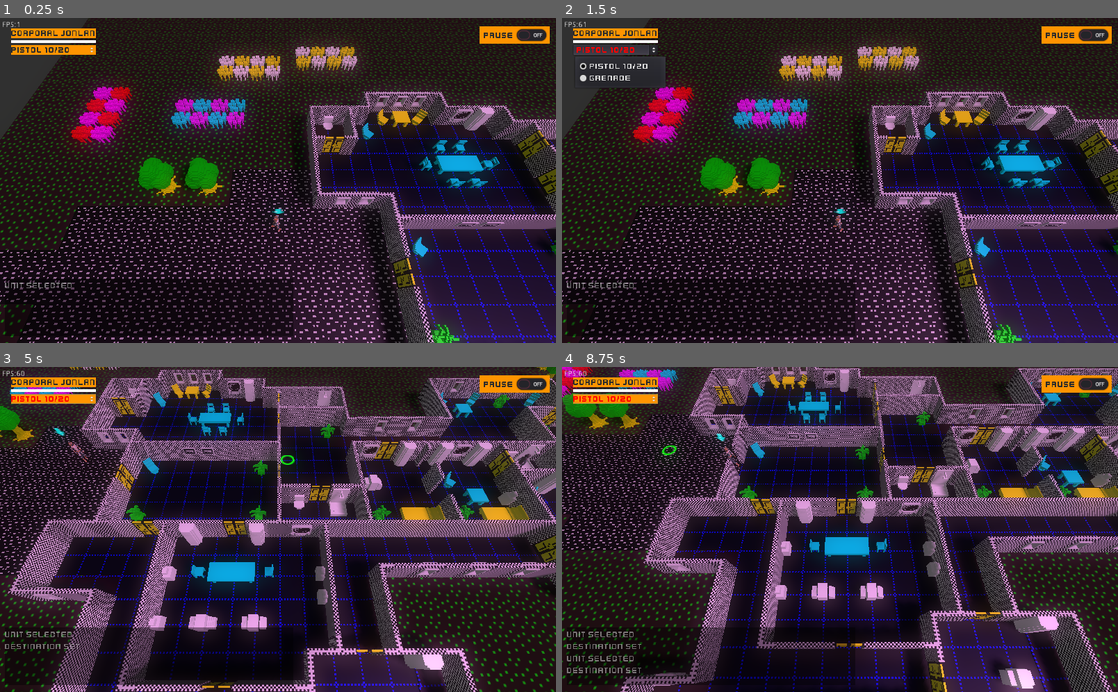
Above: before the commit, frames 1-4 (two rows, left to right).
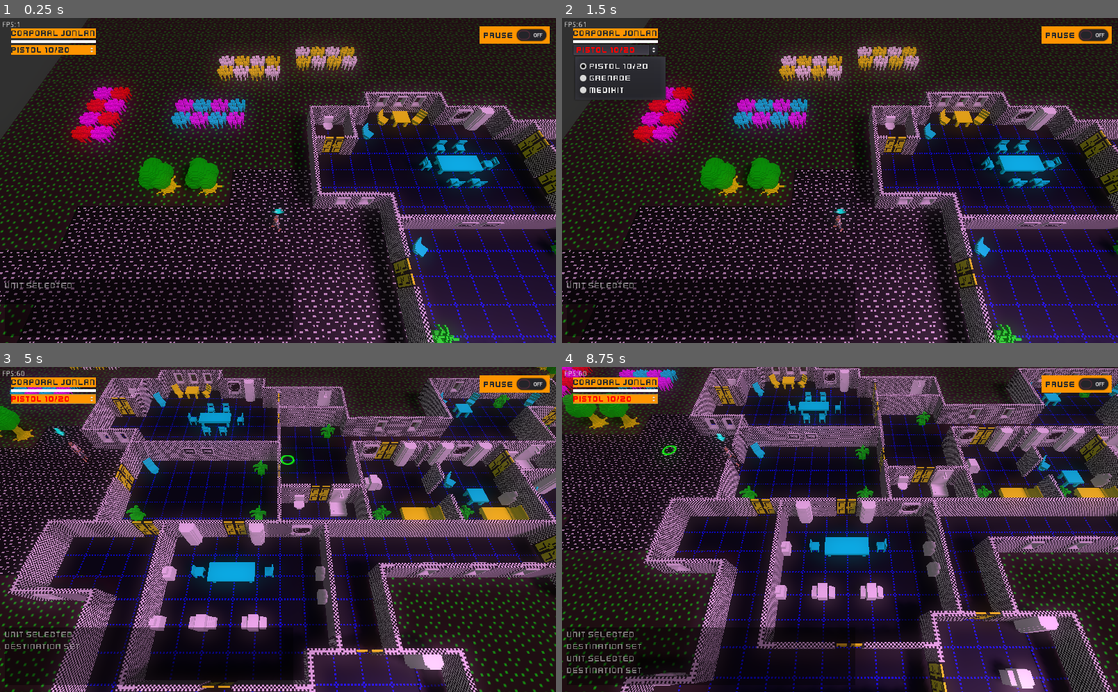
Above: after the commit, the same moments.

Repository: SteveSmith16384/LaserFodder
Game: Godot game, scene res://Main.tscn
Same seed, same stepped clock (60 frames per second), same inputs: the game is played once before the commit and once after it.
Inputs (mouse positions are in pixels of both pictures, inside the frame that each line leads up to):
- Up to frame 1 (0.25 s): no input
- Up to frame 2 (1.5 s): click "Corporal Jonlan" at 0.5 s; click "Pistol 10/20" at 1.25 s
- Up to frame 3 (5 s): click "Pause" at 2 s; tap Enter at 2.75 s; move the mouse to (400, 513) at 2.77 s; hold Right (ui_right) 2.78-3.53 s; tap 1 (unit_1) at 2.85 s; click (400, 513) at 2.92 s; move the mouse to (166, 545) at 3.52 s; hold Down (ui_down) 3.53-4.28 s; tap 2 (unit_2) at 3.6 s; click (166, 545) at 3.67 s; move the mouse to (333, 458) at 4.27 s; hold Right (ui_right) from 4.28 s (still down); tap 3 (unit_3) at 4.35 s; click (333, 458) at 4.42 s
- Up to frame 4 (8.75 s): move the mouse to (812, 594) at 5.02 s; release Right (ui_right) at 5.03 s; hold Up (ui_up) 5.03-5.78 s; tap one key every 0.75 s from 5.1 s: 4 (unit_4) 5 (unit_5) G 1 (unit_1) 2 (unit_2); click (812, 594) at 5.17 s; move the mouse to (1006, 578) at 5.77 s; hold Left (ui_left) 5.78-7.28 s; click (1006, 578) at 5.92 s; move the mouse to (673, 480) at 6.52 s; click (673, 480) at 6.67 s; move the mouse to (867, 529) at 7.27 s; hold Down (ui_down) 7.28-8.03 s; click (867, 529) at 7.42 s; move the mouse to (756, 448) at 8.02 s; hold Right (ui_right) from 8.03 s (still down); click (756, 448) at 8.17 s

The runs differ from the first frame. In frame 1, less than 0.1% of the frame differs, in the area x 63-92%, y 26-66%; in frame 2, 0.3%, in the area x 3-97%, y 21-62%; in frame 3, less than 0.1%; in frame 4, less than 0.1%.
Error in both runs: Invalid get index '1' (on base: 'Array'). (res://GameScene.gd:32)

Commit message:
Added medi-kit

Diff:
--- a/src/Bullet.gd
+++ b/src/Bullet.gd
@@ -30,7 +30,6 @@
 				ud.dec_health(shooter, is_gun.damage)
 			else:
 				var sparks:Spatial = sparks_class.instance()
-				#sparks.translation = self.translation
 				sparks.look_at_from_position(self.translation, self.shooter.translation, Vector3.UP)
 				self.get_parent().add_child(sparks)
 				sparks.activate()
--- /dev/null
+++ b/src/CarriedMediKit.tscn
@@ -0,0 +1,12 @@
+[gd_scene load_steps=3 format=2]
+
+[ext_resource path="res://components/IsItem.tscn" type="PackedScene" id=1]
+[ext_resource path="res://components/IsMediKit.tscn" type="PackedScene" id=2]
+
+[node name="CarriedMediKit" type="Node"]
+
+[node name="IsItem" parent="." instance=ExtResource( 1 )]
+item_name = "MediKit"
+one_off = true
+
+[node name="IsMediKit" parent="." instance=ExtResource( 2 )]
--- a/src/EnemyDroid.gd
+++ b/src/EnemyDroid.gd
@@ -10,6 +10,8 @@
 	var laser = laser_class.instance()
 	$CanCarry.items.push_back(laser)
 	$CanCarry.current_item = laser#$CanCarry.get_first_gun()
+
+	self.visible = false
 	pass
 
 
--- a/src/EnemyDroid.tscn
+++ b/src/EnemyDroid.tscn
@@ -4,7 +4,7 @@
 [ext_resource path="res://EnemyDroid.gd" type="Script" id=2]
 [ext_resource path="res://Resources/Cyan_Material.tres" type="Material" id=3]
 [ext_resource path="res://components/CanCarry.tscn" type="PackedScene" id=4]
-[ext_resource path="res://components/CanShoot.tscn" type="PackedScene" id=5]
+[ext_resource path="res://components/CanUseItem.tscn" type="PackedScene" id=5]
 [ext_resource path="res://components/CanBeSelected.tscn" type="PackedScene" id=6]
 [ext_resource path="res://components/CheckCanSeeRay.tscn" type="PackedScene" id=7]
 [ext_resource path="res://components/CanMove.tscn" type="PackedScene" id=8]
--- a/src/EventBus.gd
+++ b/src/EventBus.gd
@@ -2,19 +2,6 @@
 
 signal explosion
 
-#signal player_selected
-#signal enemy_selected
-
-func player_selected(_player:Spatial):
-	#emit_signal("player_selected", player)
-	pass
-
-
-func enemy_selected(_enemy:Spatial):
-	#emit_signal("enemy_selected", enemy)
-	pass
-
-
 func explosion(pos:Vector3):
 	emit_signal("explosion", pos)
 	pass
--- a/src/GameScene.gd
+++ b/src/GameScene.gd
@@ -46,7 +46,7 @@
 	if selected_unit == null:
 		return
 
-	if destination_clicked or shoot_clicked or Input.is_action_just_pressed("grenade"):
+	if destination_clicked or shoot_clicked:# or Input.is_action_just_pressed("grenade"):
 		var camera = $CameraController/Camera
 		var from = camera.project_ray_origin(mouse_pos)
 		var to = from + camera.project_ray_normal(mouse_pos) * 1000#ray_length
--- a/src/PlayerUnit.gd
+++ b/src/PlayerUnit.gd
@@ -1,8 +1,9 @@
 extends KinematicBody
 
+const carriedpistol_class = preload("res://CarriedPistol.tscn")
 const carriedgrenade_class = preload("res://CarriedGrenade.tscn")
-const pistol_class = preload("res://CarriedPistol.tscn")
-const rocketlauncher_class = preload("res://CarriedRocketLauncher.tscn")
+const carriedrocketlauncher_class = preload("res://CarriedRocketLauncher.tscn")
+const carriedmedikit_class = preload("res://CarriedMediKit.tscn")
 
 signal health_changed
 signal equipment_changed2
@@ -10,12 +11,15 @@
 onready var model = $Rotator/Spacesuit
 
 func _ready():
-	var pistol = pistol_class.instance()#rocketlauncher_class.instance()#
+	var pistol = carriedpistol_class.instance()#rocketlauncher_class.instance()#
 	$CanCarry.items.push_back(pistol)
 	$CanCarry.current_item = $CanCarry.get_first_gun()
 
 	var grenade = carriedgrenade_class.instance()
 	$CanCarry.items.push_back(grenade)
+
+	var medikit = carriedmedikit_class.instance()
+	$CanCarry.items.push_back(medikit)
 
 	model.idle()
 
--- a/src/PlayerUnit.tscn
+++ b/src/PlayerUnit.tscn
@@ -6,7 +6,7 @@
 [ext_resource path="res://components/CheckCanSeeRay.tscn" type="PackedScene" id=5]
 [ext_resource path="res://DebuggingSphere.tscn" type="PackedScene" id=6]
 [ext_resource path="res://BloodSplatter.tscn" type="PackedScene" id=7]
-[ext_resource path="res://components/CanShoot.tscn" type="PackedScene" id=8]
+[ext_resource path="res://components/CanUseItem.tscn" type="PackedScene" id=8]
 [ext_resource path="res://components/CanCarry.tscn" type="PackedScene" id=9]
 [ext_resource path="res://3DArrow.tscn" type="PackedScene" id=10]
 [ext_resource path="res://Assets/Fonts/kenvector_future_thin.ttf" type="DynamicFontData" id=11]
--- a/src/SternerRegnix.gd
+++ b/src/SternerRegnix.gd
@@ -10,7 +10,8 @@
 	var pistol = pistol_class.instance()
 	$CanCarry.items.push_back(pistol)
 	$CanCarry.current_item = $CanCarry.get_first_gun()
-	#$HasAI.current_mode = current_mode
+
+	self.visible = false
 	pass
 
 
--- a/src/SternerRegnix.tscn
+++ b/src/SternerRegnix.tscn
@@ -3,7 +3,7 @@
 [ext_resource path="res://character_scenes/Swat.tscn" type="PackedScene" id=1]
 [ext_resource path="res://SternerRegnix.gd" type="Script" id=2]
 [ext_resource path="res://components/CheckCanSeeRay.tscn" type="PackedScene" id=3]
-[ext_resource path="res://components/CanShoot.tscn" type="PackedScene" id=4]
+[ext_resource path="res://components/CanUseItem.tscn" type="PackedScene" id=4]
 [ext_resource path="res://components/CanCarry.tscn" type="PackedScene" id=5]
 [ext_resource path="res://components/UnitData.tscn" type="PackedScene" id=7]
 [ext_resource path="res://components/CanBeSelected.tscn" type="PackedScene" id=8]
--- a/src/components/CanShoot.gd
+++ b/src/components/CanUseItem.gd
@@ -19,10 +19,9 @@
 
 
 func use_item(current_weapon, target_point: Vector3): # Return whether to play shoot anim
-	get_parent().turn_to_face(target_point)
-
 	var is_gun = current_weapon.find_node("IsGun")
 	if is_gun != null:
+		get_parent().turn_to_face(target_point)
 		if is_gun.get_ammo() <= 0:
 			print("Out of ammo!")
 			return false
@@ -64,6 +63,7 @@
 	# throw_grenade?
 	var is_gren = current_weapon.find_node("IsGrenade")
 	if is_gren != null:
+		#get_parent().turn_to_face(target_point)
 		var offset:Vector3 = target_point - get_parent().global_translation
 		offset.y = 0
 		#offset = offset.normalized()
@@ -81,4 +81,9 @@
 		var can_carry = get_parent().get_node("CanCarry")
 		can_carry.use_up_current_item()
 		return true
+
+	var is_medi = current_weapon.find_node("IsMediKit")
+	if is_medi != null:
+		var stats = get_parent().get_node("UnitData")
+		stats.reset_health()
 	pass
--- a/src/components/CanShoot.tscn
+++ b/src/components/CanUseItem.tscn
@@ -1,9 +1,9 @@
 [gd_scene load_steps=3 format=2]
 
-[ext_resource path="res://components/CanShoot.gd" type="Script" id=1]
+[ext_resource path="res://components/CanUseItem.gd" type="Script" id=1]
 [ext_resource path="res://Assets/sfx/reload.wav" type="AudioStream" id=2]
 
-[node name="CanShoot" type="Spatial"]
+[node name="CanUseItem" type="Spatial"]
 script = ExtResource( 1 )
 
 [node name="ShootTimer" type="Timer" parent="."]
--- /dev/null
+++ b/src/components/IsMediKit.tscn
@@ -0,0 +1,3 @@
+[gd_scene format=2]
+
+[node name="IsMediKit" type="Node"]
--- a/src/components/UnitData.gd
+++ b/src/components/UnitData.gd
@@ -24,3 +24,9 @@
 	else:
 		emit_signal("shot", shooter)
 	pass
+
+
+func reset_health():
+	health = max_health
+	get_parent().emit_signal("health_changed")
+	pass
--- a/src/systems/DroidAISystem.gd
+++ b/src/systems/DroidAISystem.gd
@@ -99,6 +99,8 @@
 
 
 func _check_for_enemy(entity, can_shoot):
+	entity.visible = false # Only show us if we can see an enemy
+
 	var closest: KinematicBody = null
 	var closest_dist: float = 9999
 
@@ -109,6 +111,7 @@
 			var ud = enemy_unit.get_node("UnitData")
 			if ud.killed:
 				continue
+			entity.visible = true
 			# check distance
 			var dist = entity.global_translation.distance_to(enemy_unit.global_translation)
 			#if dist > Globals.AI_VIEW_DISTANCE:
